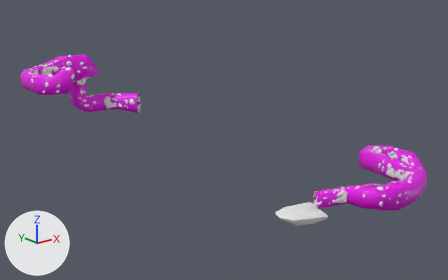
The glTF model Assets/gltf/well_tunnel_room_2_end.gltf, before and after one commit.
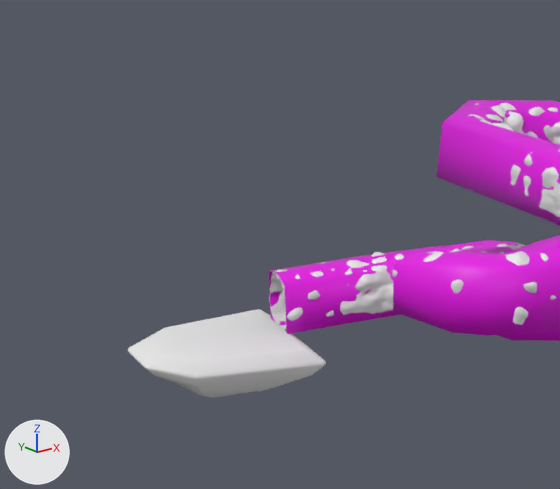
Old and new are each drawn whole from a 50 mm lens placed at (-120.0, -147.2, 29.0), pointed at (-11.1, -11.1, -25.4) and again close up on the part from 54% to 87% of the width and 42% to 90% of the height. Lighting does not change. The marker at lower left points along +X, +Y and +Z. Where no turn or scale is listed for an object, it has been applied to the vertices.

Before the edit, the objects in view are built like this:
```python
me_cube_027 = bpy.data.meshes.new('Cube.027')
me_cube_027.from_pydata(...)  # 53376 vertices, 106496 faces; spans x -30.5..16.2, y -21.8..29.4, z -17.3..10.9
me_cube_029 = bpy.data.meshes.new('Cube.029')
me_cube_029.from_pydata(...)  # 216 vertices, 416 faces; spans x -30.5..16.8, y -21.8..29.4, z -17.4..10.8
me_cube_029.materials.append(mat_collision)  # pink #e700e5
me_cube_030 = bpy.data.meshes.new('Cube.030')
me_cube_030.from_pydata(...)  # 137 vertices, 270 faces; spans x -6.1..11.6, y -8.8..5.0, z -4.8..1.0
me_cube_030.materials.append(mat_material_001)  # its picture is missing
ob_endevorsprung = bpy.data.objects.new('EndeVorsprung', me_cube_030)
ob_endevorsprung.location = (16.96, -12.74, -56.12)
ob_tunnelend = bpy.data.objects.new('TunnelEnd', me_cube_027)
ob_tunnelend.location = (24.6, -41.99, -37.96)
ob_tunnelendcollision = bpy.data.objects.new('TunnelEndCollision', me_cube_029)
ob_tunnelendcollision.location = (24.6, -41.99, -37.96)
```
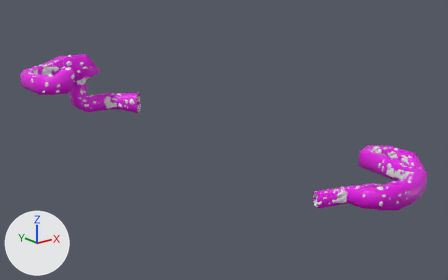
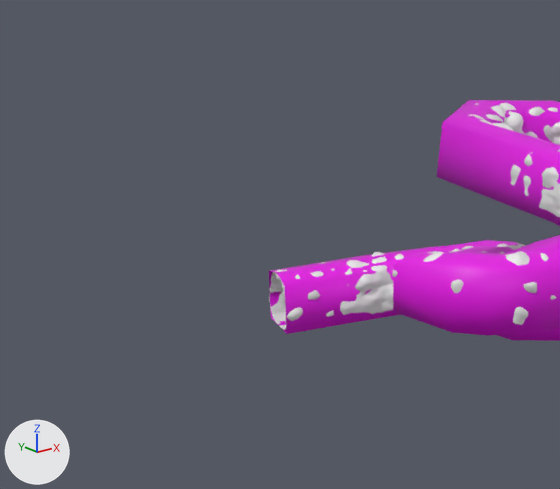
What the commit changed:
Object 'EndeVorsprung' (ob_endevorsprung) is deleted.

Boxes [x1, y1, x2, y2] around the edits, measured in the close-ups (560 x 489 px):
'EndeVorsprung', deleted
    before: [128, 309, 326, 398]
